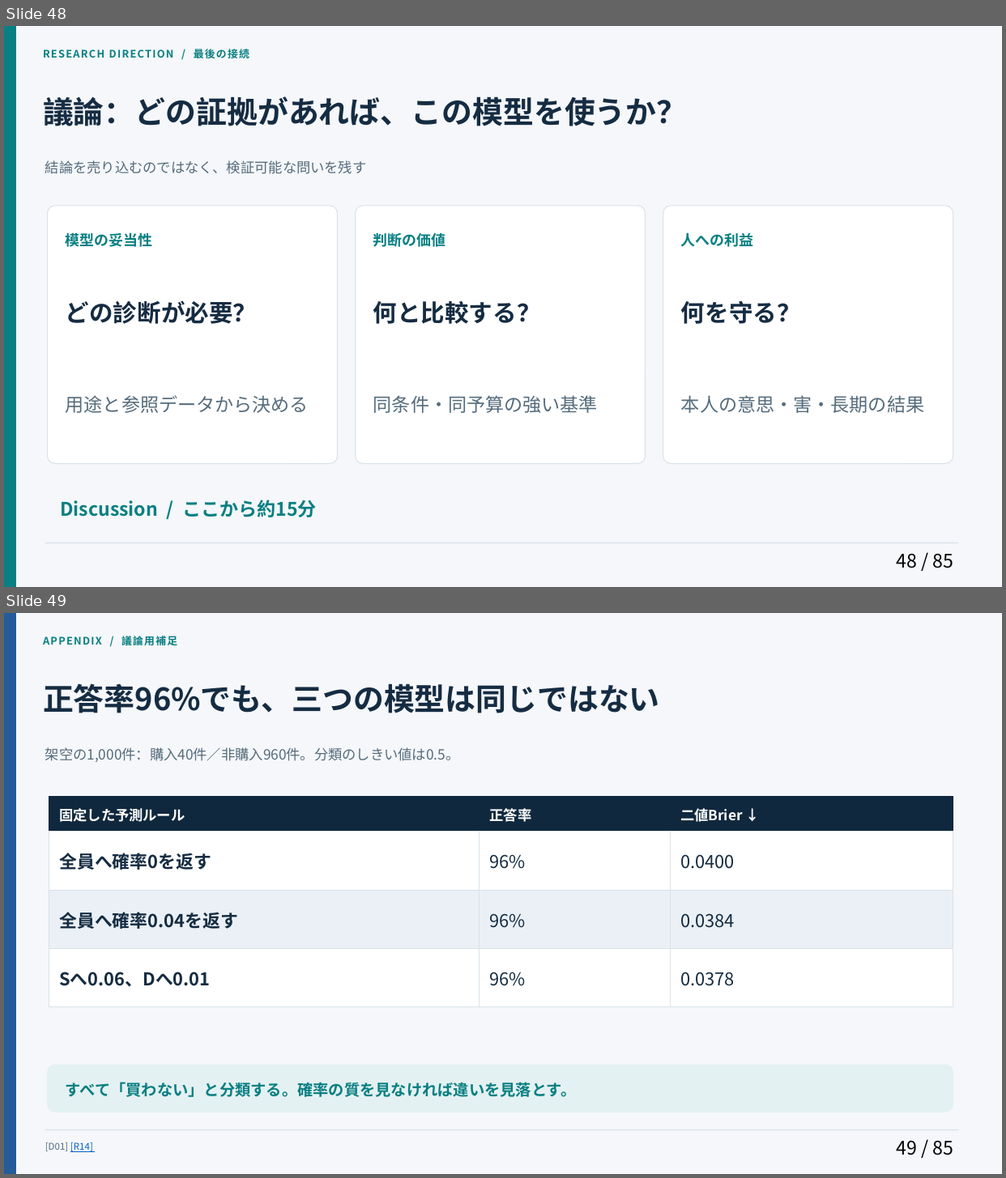
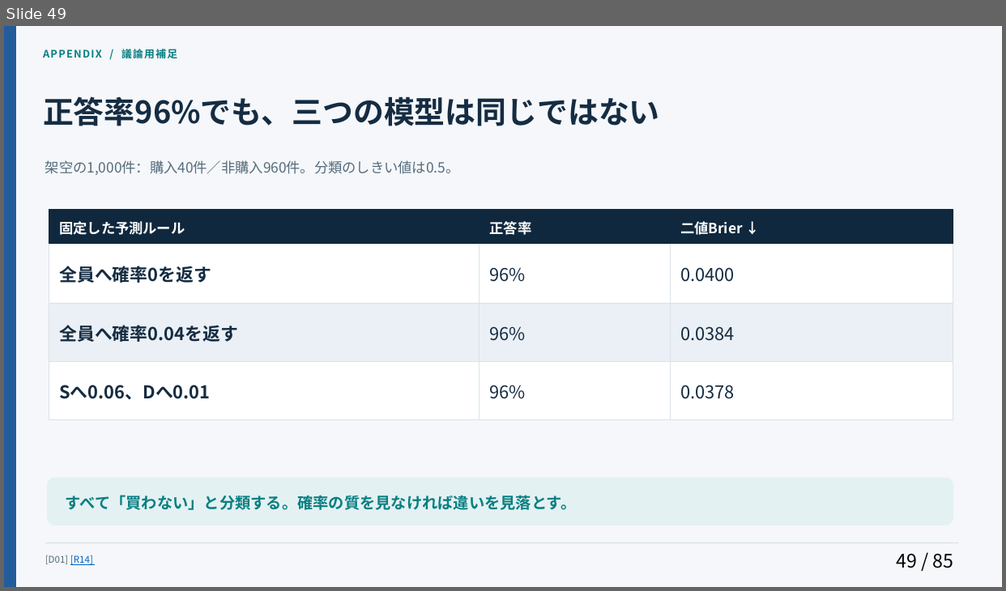
Before and after one commit to Daisuke134/anicca, a slide deck: docs/research/manager/masterclass/2026-11-04-p04-causal/journal_club/AI_BEHAVIOR_JOURNAL_CLUB_JA.pptx. Shown one above the other, each under a label of ours: slides 48 and 49 before the commit, slide 49 after it. The pictures are 1006x1178 and 1006x591 pixels, drawn with LibreOffice and Linux fonts; fonts in the diff are those of the drawing. Boxes give left, top, right and bottom in pixels: in the first picture for what was removed or moved away, otherwise in the second. Text is boxed around its words. In the diff, an @@ line names an element or a change of style, - is before the commit and + after.

```diff
--- a/docs/research/manager/masterclass/2026-11-04-p04-causal/journal_club/AI_BEHAVIOR_JOURNAL_CLUB_JA.pptx
+++ b/docs/research/manager/masterclass/2026-11-04-p04-causal/journal_club/AI_BEHAVIOR_JOURNAL_CLUB_JA.pptx
@@ slide 48 removed at [4,26,1002,587], background #F5F7FA @@
@@ rectangle removed at [4,26,16,587] @@
@@ text removed at [43,49,249,58] @@
-RESEARCH DIRECTION / 最後の接続
@@ text removed at [43,96,688,126] @@
-議論：どの証拠があれば、この模型を使うか？
@@ text removed at [45,160,367,174] @@
-結論を売り込むのではなく、検証可能な問いを残す
@@ rounded rectangle removed at [48,206,337,464] @@
@@ rounded rectangle removed at [355,206,645,464] @@
@@ rounded rectangle removed at [663,206,953,464] @@
@@ text removed at [66,233,153,247] @@
-模型の妥当性
@@ text removed at [373,233,446,247] @@
-判断の価値
@@ text removed at [681,233,754,247] @@
-人への利益
@@ text removed at [66,301,257,324] @@
-どの診断が必要？
@@ text removed at [373,301,541,324] @@
-何と比較する？
@@ text removed at [681,301,801,324] @@
-何を守る？
@@ text removed at [66,395,309,413] @@
-用途と参照データから決める
@@ text removed at [373,395,598,413] @@
-同条件・同予算の強い基準
@@ text removed at [681,395,924,413] @@
-本人の意思・害・長期の結果
@@ text removed at [60,500,317,518] @@
-Discussion / ここから約15分
@@ line removed from (45, 544) to (958, 544) @@
@@ text removed at [896,554,953,569] @@
-48 / 85
```
Also in this commit, not shown: 3 slides added, 2 other slides removed, 13 other files.
